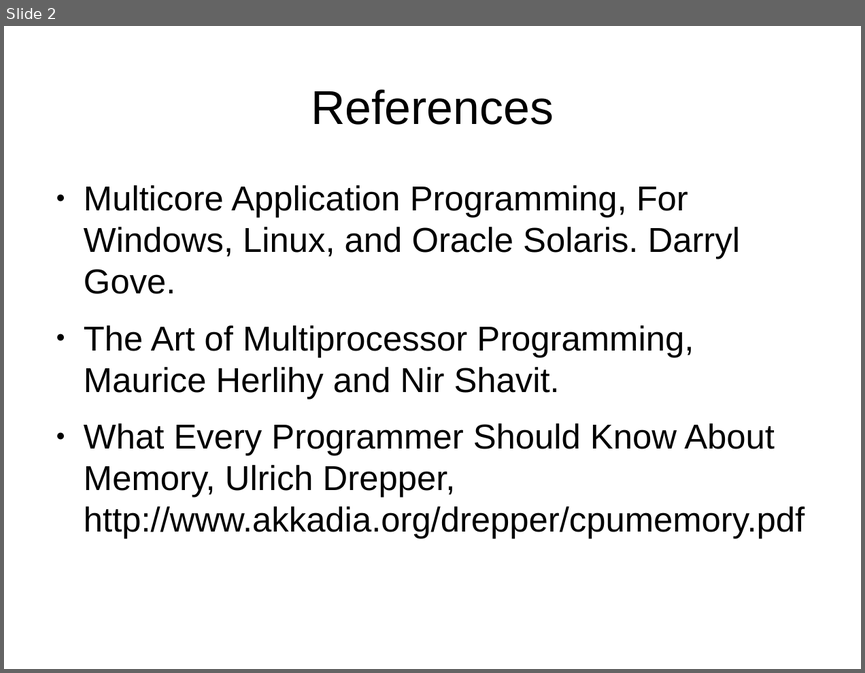
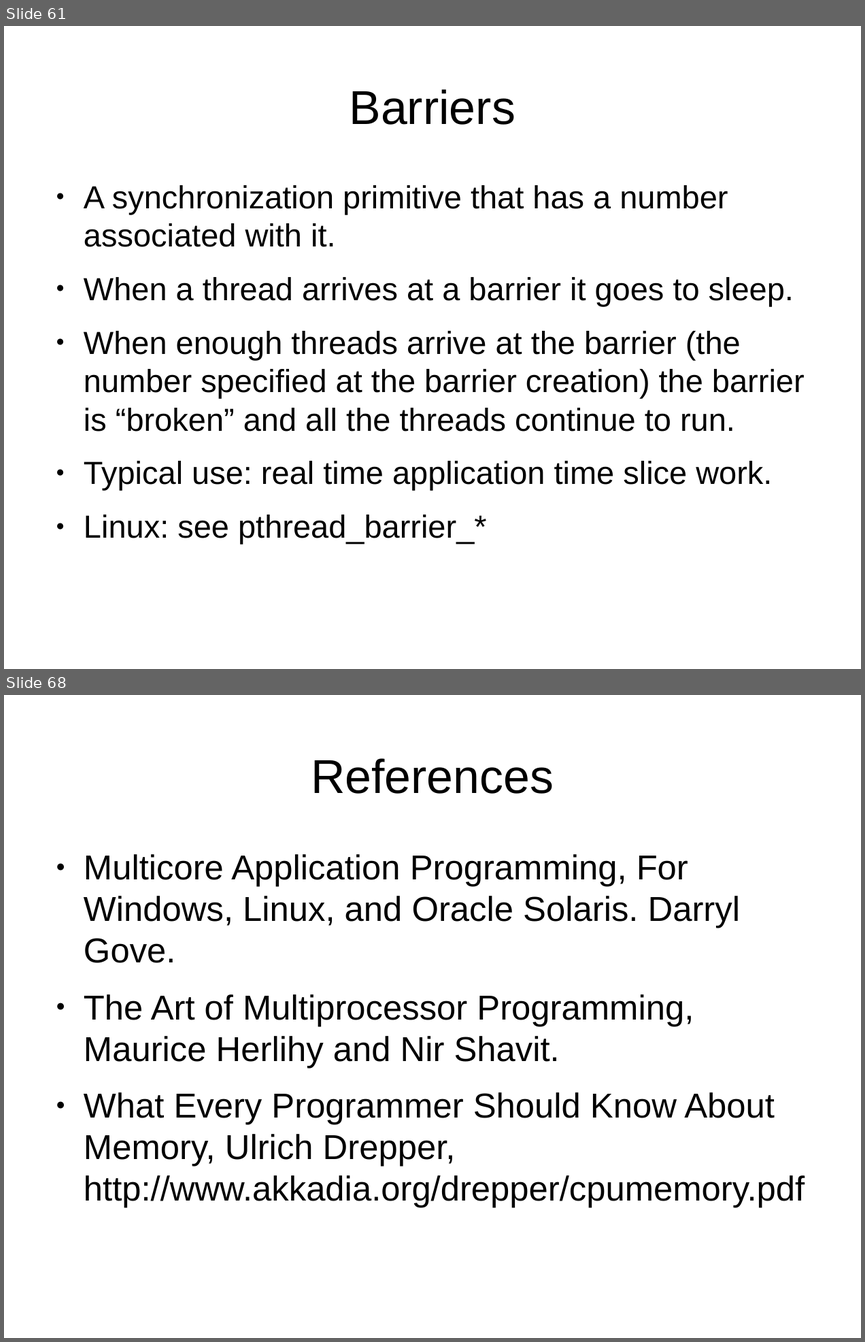
Before and after one commit to veltzer/demos-linux, a slide deck: multi_core/multicore.odp. Shown one above the other, each under a label of ours: slide 2 before the commit, slides 61 and 68 after it; the slides between them are not shown. The pictures are 865x673 and 865x1342 pixels, drawn with LibreOffice and Linux fonts; fonts in the diff are those of the drawing. Boxes give left, top, right and bottom in pixels: in the first picture for what was removed or moved away, otherwise in the second. Text is boxed around its words. In the diff, an @@ line names an element or a change of style, - is before the commit and + after.

```diff
--- a/multi_core/multicore.odp
+++ b/multi_core/multicore.odp
@@ slide 61 added at [4,26,861,669], background #FFFFFF @@
@@ title added at [349,89,515,125], 44 pt, text #000000 @@
+Barriers
@@ text added at [84,185,804,543], 29.6 pt, text #000000 @@
+● A synchronization primitive that has a number associated with it.
+● When a thread arrives at a barrier it goes to sleep.
+● When enough threads arrive at the barrier (the number specified at the barrier creation) the barrier is “broken” and all the threads continue to run.
+● Typical use: real time application time slice work.
+● Linux: see pthread_barrier_*
@@ what was slide 2 is now slide 68 @@
```
Also in this commit, not shown: 65 other slides added, 1 slide removed, 1 other file.
